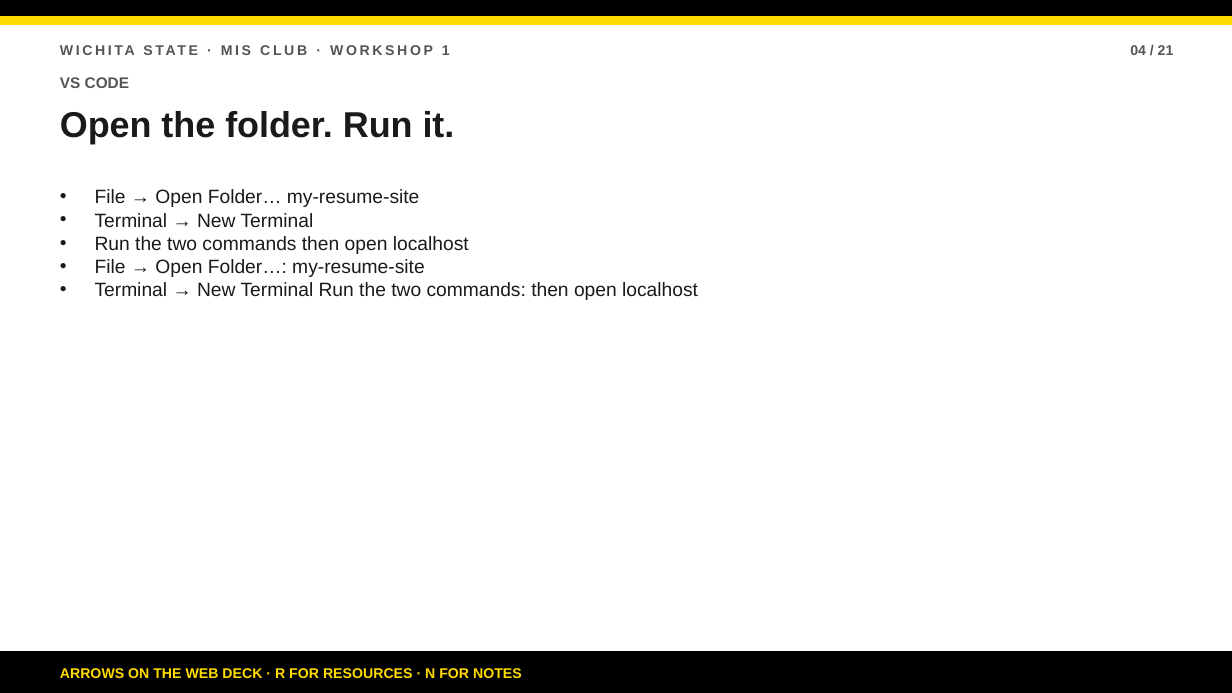
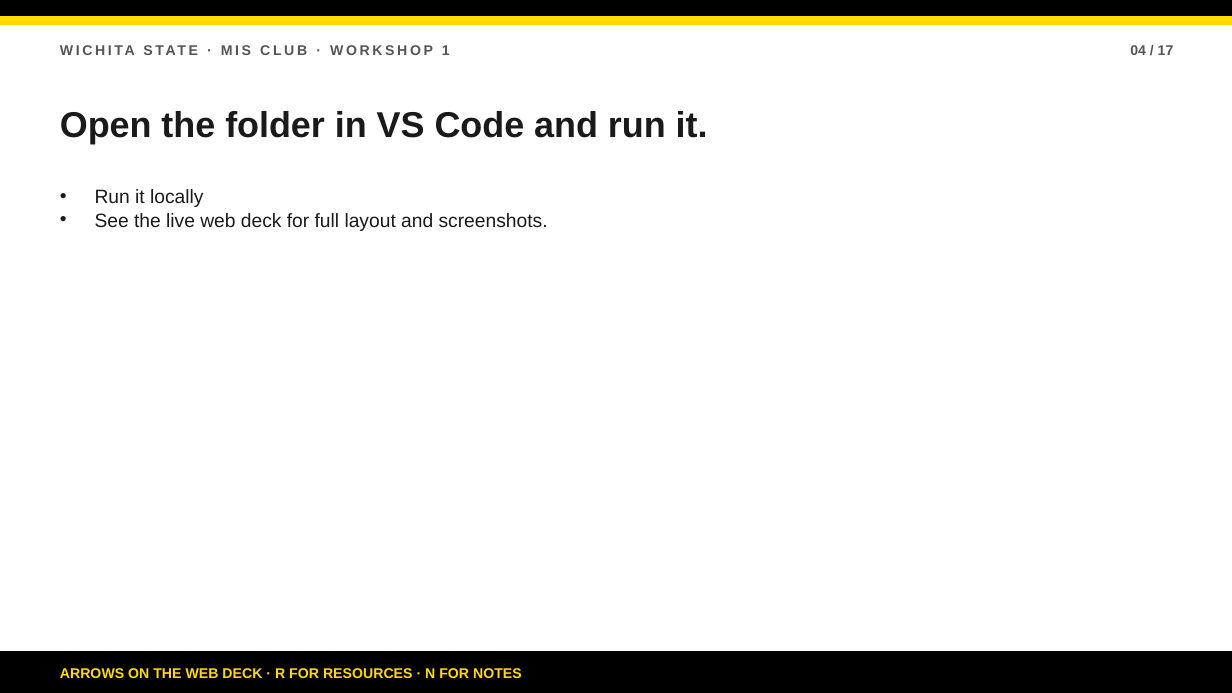
Before and after one commit to bsbcyber/workshop-site, a slide deck: slide 4 of downloads/workshop-1-presentation.pptx. Drawn at 1232x693 pixels with LibreOffice and Linux fonts; fonts in the diff are those of the drawing. Boxes give left, top, right and bottom in pixels: in the first picture for what was removed or moved away, otherwise in the second. Text is boxed around its words. In the diff, an @@ line names an element or a change of style, - is before the commit and + after.

```diff
--- a/downloads/workshop-1-presentation.pptx
+++ b/downloads/workshop-1-presentation.pptx
@@ text at (1130, 45, 1174, 55): text changed @@
-04 / 21
+04 / 17
@@ text removed at (60, 77, 129, 88) @@
-VS CODE
@@ text at (60, 111, 708, 144): text changed @@
-Open the folder. Run it.
+Open the folder in VS Code and run it.
@@ text removed at (95, 189, 698, 300) @@
-• File → Open Folder… my-resume-site
-• Terminal → New Terminal
-• Run the two commands then open localhost
-• File → Open Folder…: my-resume-site
-• Terminal → New Terminal Run the two commands: then open localhost
@@ text added at (95, 189, 548, 231), 15 pt, text #1A1A1A @@
+• Run it locally
+• See the live web deck for full layout and screenshots.
```
Also in this commit, not shown: 15 other slides changed, 1 slide added, 5 slides removed, 9 other files.
